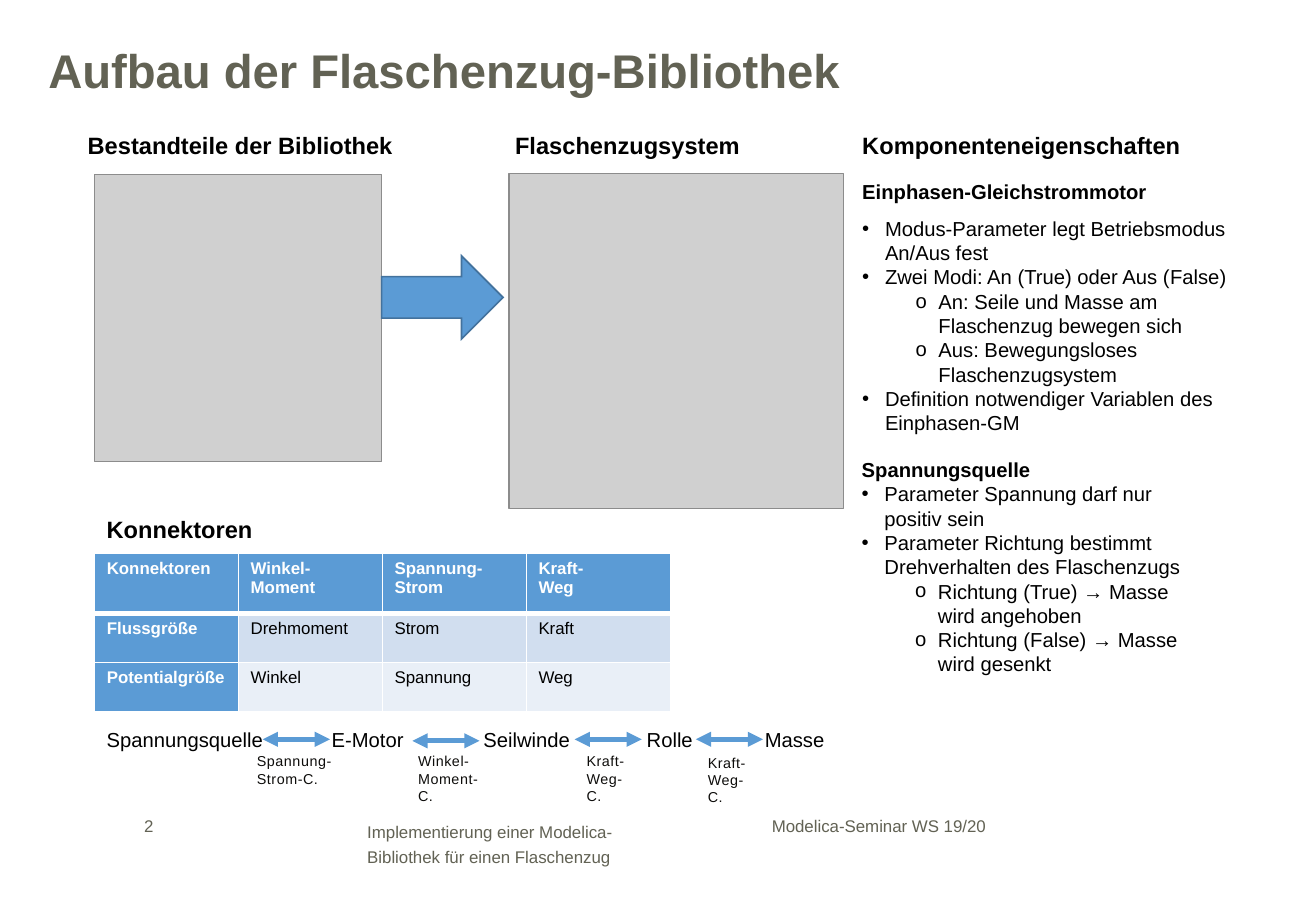
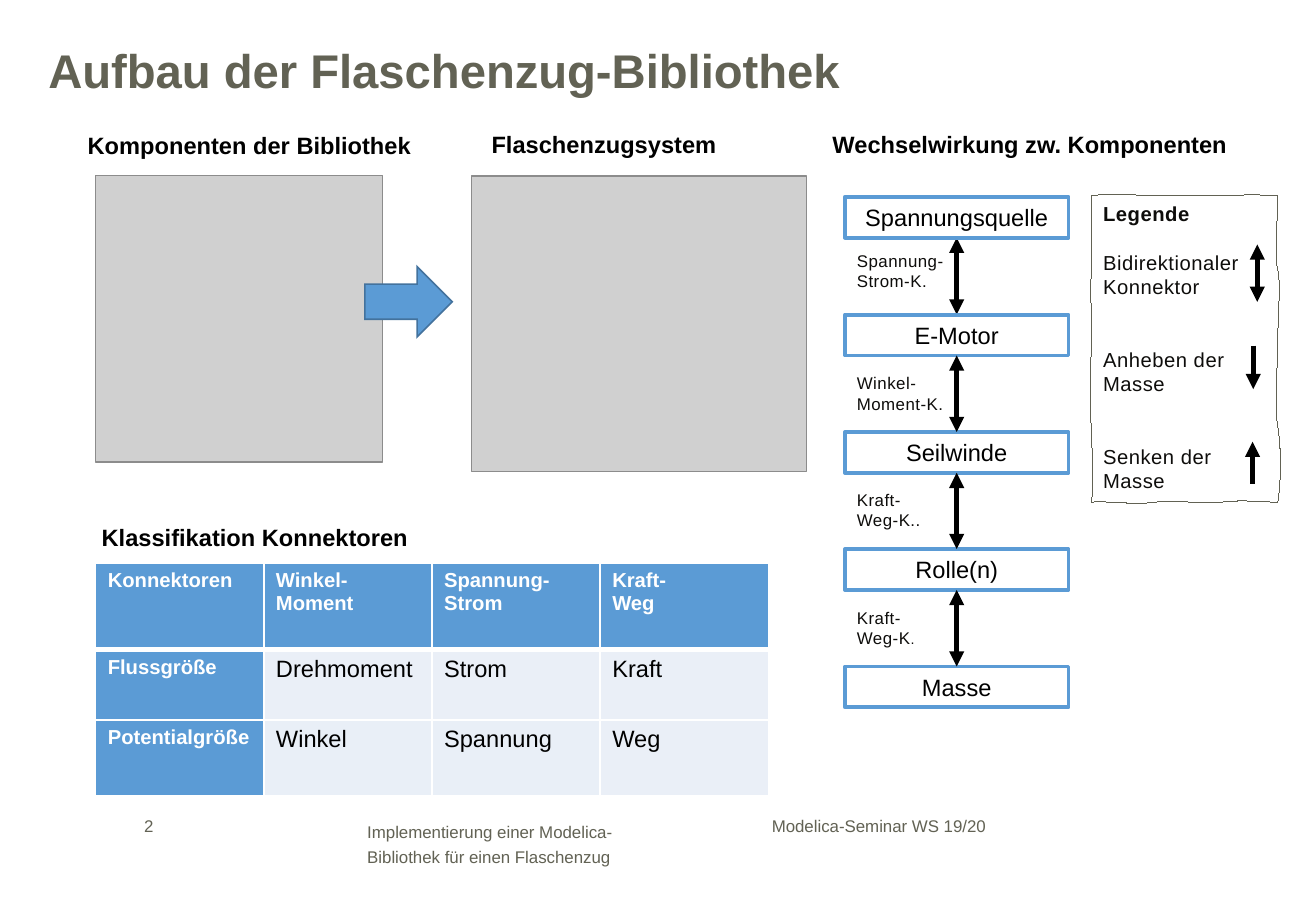
Before and after one commit to maekenti/Modelica_FMRT, a slide deck: slide 2 of Flaschenzug_Präsentation.pptx. Drawn at 1316x911 pixels with LibreOffice and Linux fonts; fonts in the diff are those of the drawing; grey boxes stand for pictures; background and template pictures are left out. Boxes give left, top, right and bottom in pixels: in the first picture for what was removed or moved away, otherwise in the second. Text is boxed around its words. In the diff, an @@ line names an element or a change of style, - is before the commit and + after.

```diff
--- a/Flaschenzug_Präsentation.pptx
+++ b/Flaschenzug_Präsentation.pptx
@@ text at [88,137,411,159]: text changed @@
-Bestandteile der Bibliothek
+Komponenten der Bibliothek
@@ text "Flaschenzugsystem": place and size @@
-text "Flaschenzugsystem" at [515,137,740,159]
+text "Flaschenzugsystem" at [492,136,717,158]
@@ text added at [832,136,1227,158], 14 pt, text #000000, bold @@
+Wechselwirkung zw. Komponenten
@@ text removed at [862,137,1180,159] @@
-Komponenteneigenschaften
@@ picture: place and size @@
-picture at [509,174,845,509]
+picture at [471,176,807,471]
@@ rectangle added at [846,197,1069,238], outline #5B9BD5 2.25 pt, 14 pt, text #000000 @@
+Spannungsquelle
@@ text removed at [862,184,1226,435] @@
-Einphasen-Gleichstrommotor
-• Modus-Parameter legt Betriebsmodus An/Aus fest
-• Zwei Modi: An (True) oder Aus (False)
-  o An: Seile und Masse am Flaschenzug bewegen sich
-  o Aus: Bewegungsloses Flaschenzugsystem
-• Definition notwendiger Variablen des Einphasen-GM
@@ freeform shape added at [1091,196,1278,502], outline #626254 0.75 pt, 12 pt, text #0E0D0B @@
+Legende
+Bidirektionaler
+Konnektor
+Anheben der
+Masse
+Senken der
+Masse
@@ double arrow added from (958, 315) to (958, 238), #000000 3 pt @@
@@ right arrow: place and size @@
-right arrow at [382,256,503,339]
+right arrow at [365,267,452,338]
@@ text at [857,255,943,287]: text changed; size 8.5 to 10 pt @@
-Spannung-Strom-C.
+Spannung-Strom-K.
@@ double arrow added from (1258, 301) to (1258, 244), #000000 3 pt @@
@@ rectangle added at [846,315,1069,356], outline #5B9BD5 2.25 pt, 14 pt, text #000000 @@
+E-Motor
@@ double arrow added from (958, 433) to (958, 356), #000000 3 pt @@
@@ arrow added from (1254, 346) to (1254, 389), #000000 3 pt @@
@@ text at [857,376,943,410]: text changed; size 8.5 to 10 pt @@
-Winkel-Moment-C.
+Winkel-Moment-K.
@@ rectangle added at [846,433,1069,474], outline #5B9BD5 2.25 pt, 14 pt, text #000000 @@
+Seilwinde
@@ arrow added from (1253, 484) to (1253, 442), #000000 3 pt @@
@@ text removed at [862,462,1180,676] @@
-Spannungsquelle
-• Parameter Spannung darf nur positiv sein
-• Parameter Richtung bestimmt Drehverhalten des Flaschenzugs
-  o Richtung (True) → Masse wird angehoben
-  o Richtung (False) → Masse wird gesenkt
@@ double arrow added from (958, 549) to (958, 473), #000000 3 pt @@
@@ text at [857,493,920,530]: text changed; size 8.5 to 10 pt @@
-Kraft-Weg-C.
+Kraft-Weg-K..
@@ text at [102,529,408,547]: text changed @@
-Konnektoren
+Klassifikation Konnektoren
@@ table at [96,564,767,797] @@
@@ fill #D2DEEF to #EAEFF7 in 3 cells @@
@@ size 10 to 12 pt in "Konnektoren", "Winkel-", "Moment", "Spannung-" and 5 more places @@
@@ size 10 to 14 pt in "Drehmoment", "Strom", "Kraft", "Winkel" and 2 more places @@
@@ table: place and size @@
-table at [95,553,668,711]
+table at [96,564,767,797]
@@ rectangle added at [846,549,1069,591], outline #5B9BD5 2.25 pt, 14 pt, text #000000 @@
+Rolle(n)
@@ double arrow added from (958, 667) to (958, 591), #000000 3 pt @@
@@ text at [857,611,910,648]: text changed; size 8.5 to 10 pt @@
-Kraft-Weg-C.
+Kraft-Weg-K.
@@ rectangle added at [846,667,1069,708], outline #5B9BD5 2.25 pt, 14 pt, text #000000 @@
+Masse
@@ text removed at [107,732,825,752] @@
-Spannungsquelle E-Motor Seilwinde Rolle Masse
@@ double arrow removed from (262, 740) to (331, 740) @@
@@ double arrow removed from (413, 741) to (480, 741) @@
@@ double arrow removed from (575, 740) to (642, 740) @@
@@ double arrow removed from (696, 740) to (763, 740) @@
```
Also in this commit, not shown: 1 other slide changed, 1 slide added, 1 slide removed.
